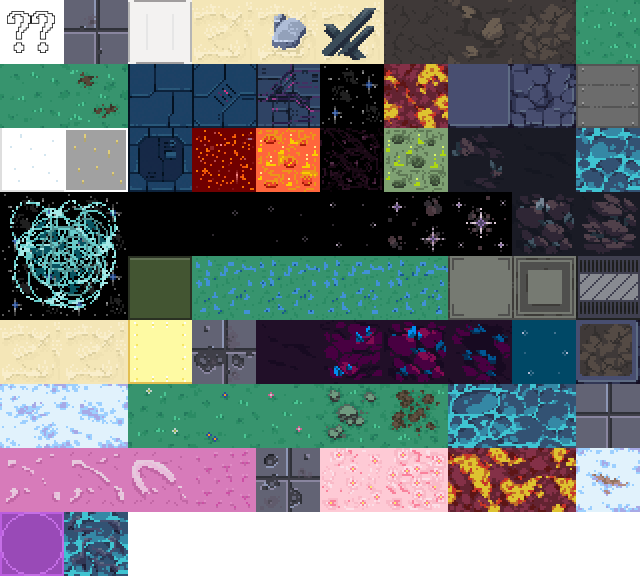
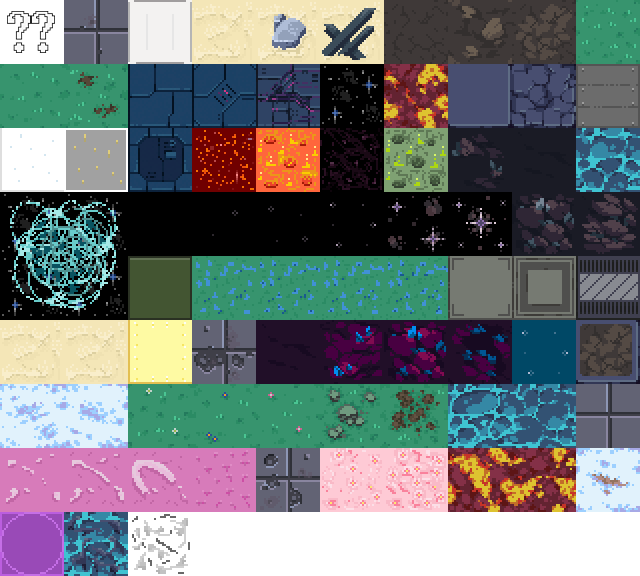
Layer changes from the first 640×576 image to the second:
added layer "floor-silk" above "floor-space-tiles" over [132, 514, 190, 574]
